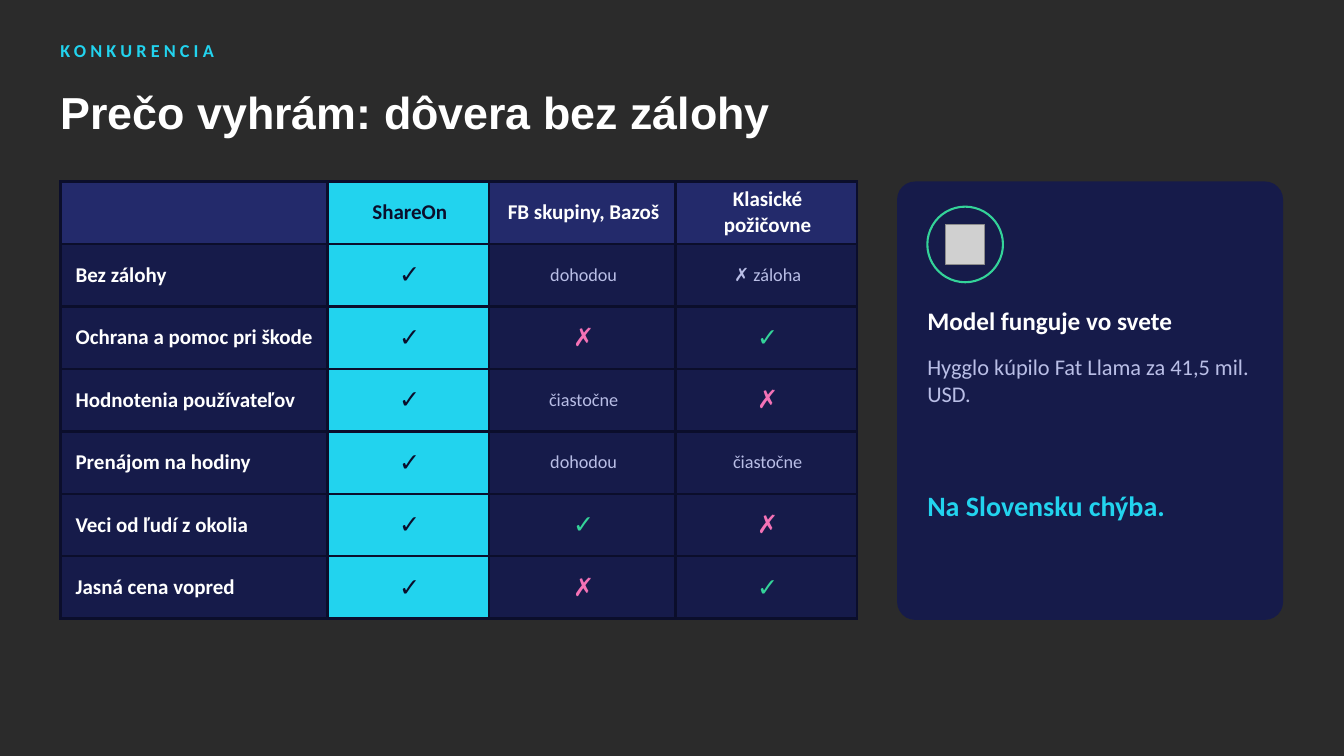
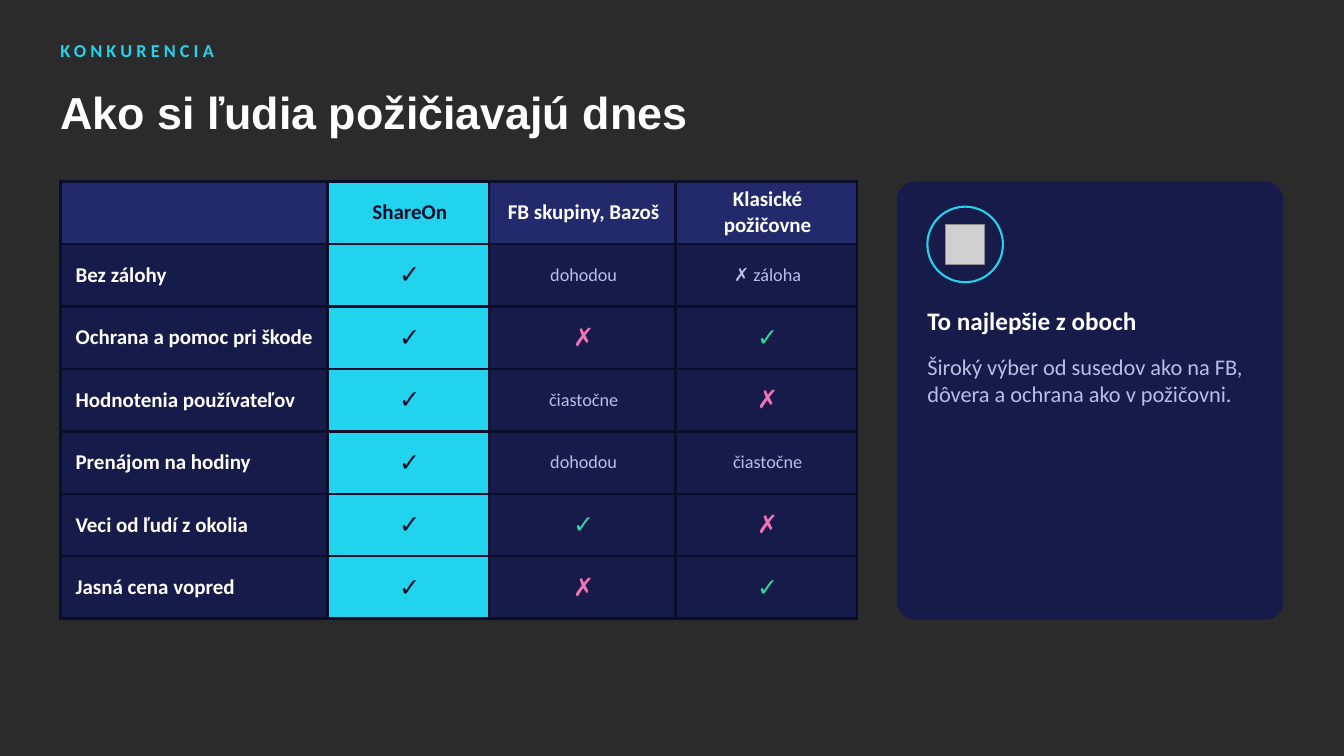
Before and after one commit to samueljurik5-web/shareon, a slide deck: slide 9 of docs/pitch/ShareOn-pitch-deck.pptx (slide 6 before the commit). Drawn at 1344x756 pixels with LibreOffice and Linux fonts; fonts in the diff are those of the drawing; grey boxes stand for pictures; background and template pictures are left out; a plain dark background stands for a picture behind light text. Boxes give left, top, right and bottom in pixels: in the first picture for what was removed or moved away, otherwise in the second. Text is boxed around its words. In the diff, an @@ line names an element or a change of style, - is before the commit and + after.

```diff
--- a/docs/pitch/ShareOn-pitch-deck.pptx
+++ b/docs/pitch/ShareOn-pitch-deck.pptx
@@ title at (60, 95, 687, 138): text changed @@
-Prečo vyhrám: dôvera bez zálohy
+Ako si ľudia požičiavajú dnes
@@ ellipse at (928, 207, 1003, 282): outline #34D399 1.5 pt to #22D3EE 1.5 pt @@
@@ text at (927, 312, 1137, 335): text changed @@
-Model funguje vo svete
+To najlepšie z oboch
@@ text at (927, 356, 1243, 406): text changed @@
-Hygglo kúpilo Fat Llama za 41,5 mil. USD.
+Široký výber od susedov ako na FB, dôvera a ochrana ako v požičovni.
@@ text removed at (927, 496, 1165, 521) @@
-Na Slovensku chýba.
```
Also in this commit, not shown: 3 other slides changed, 6 slides added, 2 slides removed, 1 other file.
